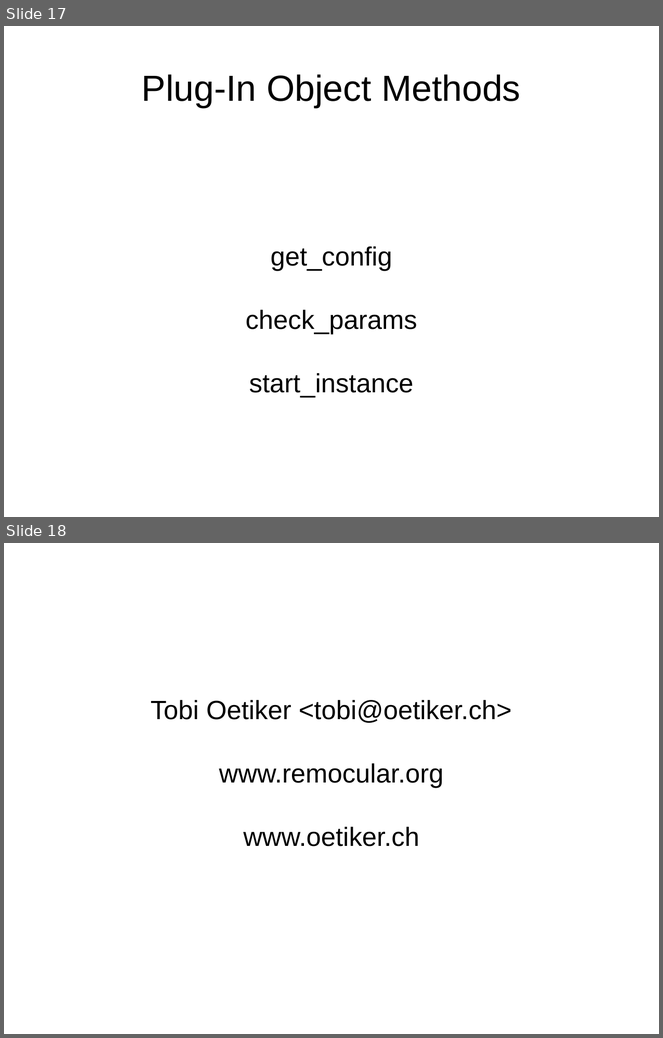
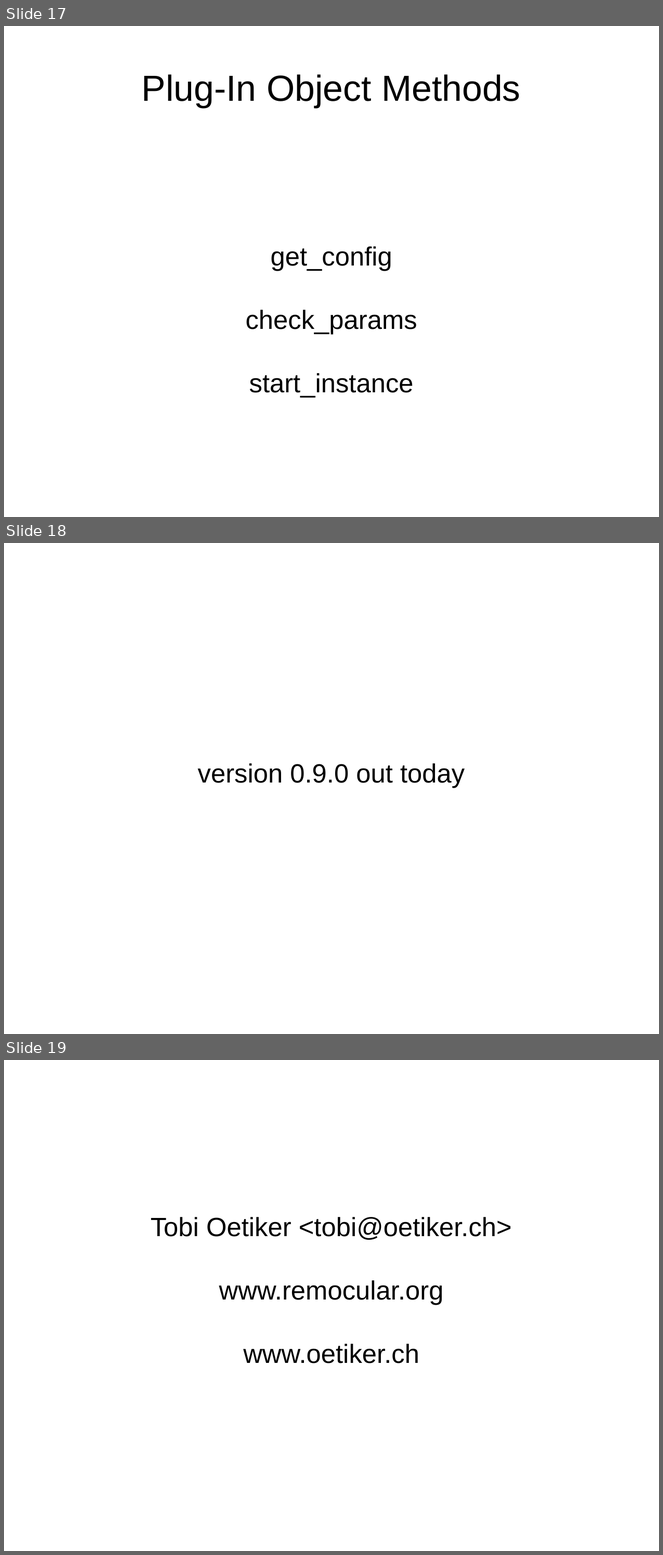
Before and after one commit to oetiker/remOcular, a slide deck: PR/remocular-netnod-2011-10.odp. Shown one above the other, each under a label of ours: slides 17 and 18 before the commit, slides 17, 18 and 19 after it. The pictures are 663x1038 and 663x1555 pixels, drawn with LibreOffice and Linux fonts; fonts in the diff are those of the drawing. Boxes give left, top, right and bottom in pixels: in the first picture for what was removed or moved away, otherwise in the second. Text is boxed around its words. In the diff, an @@ line names an element or a change of style, - is before the commit and + after.

```diff
--- a/PR/remocular-netnod-2011-10.odp
+++ b/PR/remocular-netnod-2011-10.odp
@@ slide 18 added at (x1=4, y1=543, x2=659, y2=1034), background #FFFFFF @@
@@ subtitle added at (x1=198, y1=763, x2=465, y2=788), 32 pt, text #000000 @@
+version 0.9.0 out today
@@ what was slide 18 is now slide 19 @@
```
Also in this commit, not shown: 1 slide changed, 1 other slide added, 1 slide removed.
